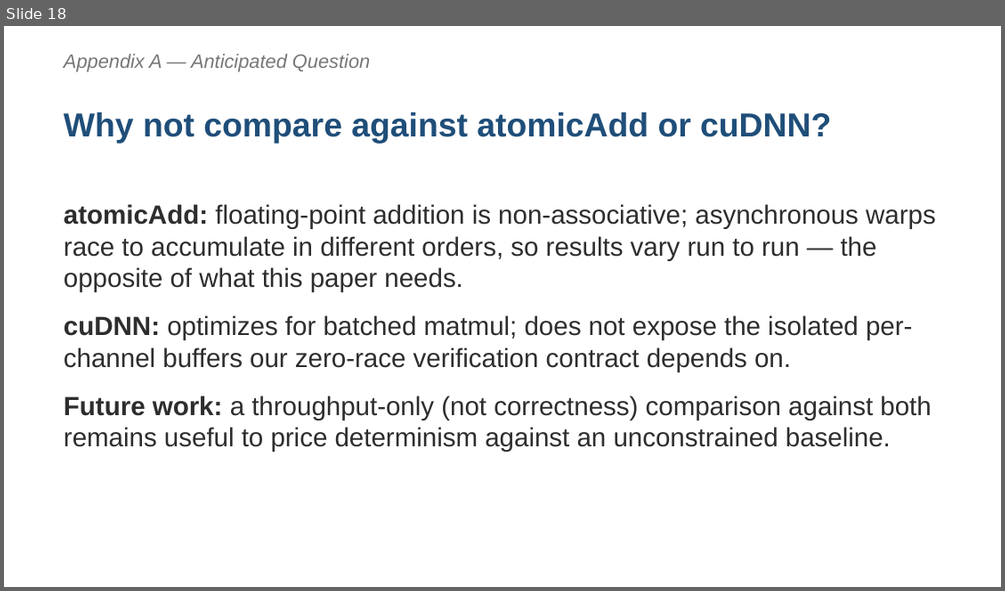
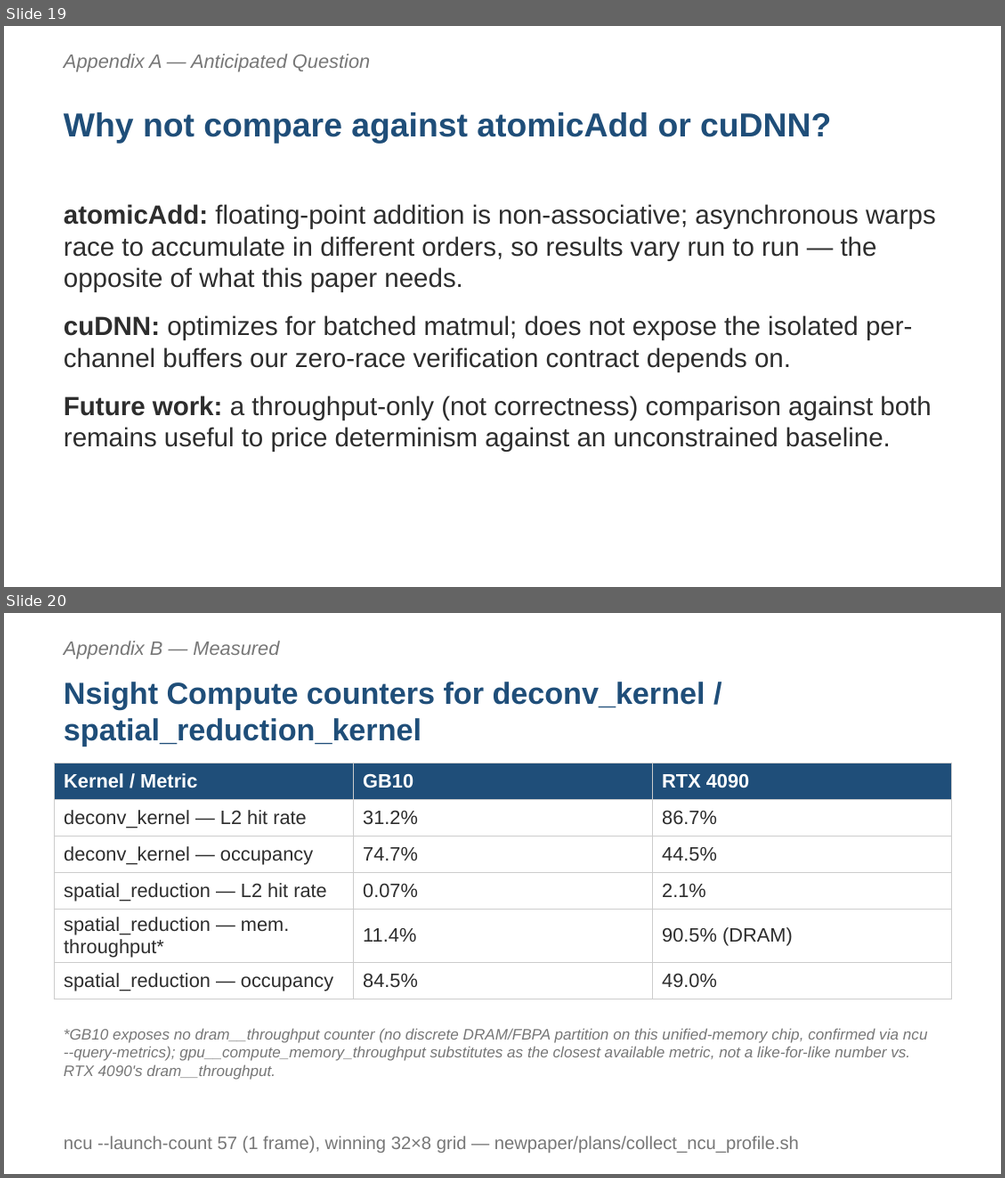
Before and after one commit to dhank77/paper-conf, a slide deck: newpaper/presentation/itis_presentation.pptx. Shown one above the other, each under a label of ours: slide 18 before the commit, slides 19 and 20 after it. The pictures are 1005x591 and 1005x1178 pixels, drawn with LibreOffice and Linux fonts; fonts in the diff are those of the drawing. Boxes give left, top, right and bottom in pixels: in the first picture for what was removed or moved away, otherwise in the second. Text is boxed around its words. In the diff, an @@ line names an element or a change of style, - is before the commit and + after.

```diff
--- a/newpaper/presentation/itis_presentation.pptx
+++ b/newpaper/presentation/itis_presentation.pptx
@@ slide 20 added at <box>4,613,1001,1174</box>, background #FFFFFF @@
@@ text added at <box>64,641,279,659</box>, 14 pt, text #777777, italic @@
+Appendix B — Measured
@@ text added at <box>64,682,705,746</box>, 22 pt, text #1F4E79, bold @@
+Nsight Compute counters for deconv_kernel / spatial_reduction_kernel
@@ table added at <box>54,763,951,995</box>, 6 rows, 3 columns @@
+Kernel / Metric | GB10 | RTX 4090
+deconv_kernel — L2 hit rate | 31.2% | 86.7%
+deconv_kernel — occupancy | 74.7% | 44.5%
+spatial_reduction — L2 hit rate | 0.07% | 2.1%
+spatial_reduction — mem. throughput* | 11.4% | 90.5% (DRAM)
+spatial_reduction — occupancy | 84.5% | 49.0%
@@ text added at <box>64,1028,928,1079</box>, 11 pt, text #777777, italic @@
+*GB10 exposes no dram__throughput counter (no discrete DRAM/FBPA partition on this unified-memory chip, confirmed via ncu --query-metrics); gpu__compute_memory_throughput substitutes as the closest available metric, not a like-for-like number vs. RTX 4090's dram__throughput.
@@ text added at <box>64,1135,799,1152</box>, 13 pt, text #777777 @@
+ncu --launch-count 57 (1 frame), winning 32×8 grid — newpaper/plans/collect_ncu_profile.sh
@@ what was slide 18 is now slide 19 @@
```
Also in this commit, not shown: 4 slides changed, 3 other slides added, 3 slides removed, 1 other file.
